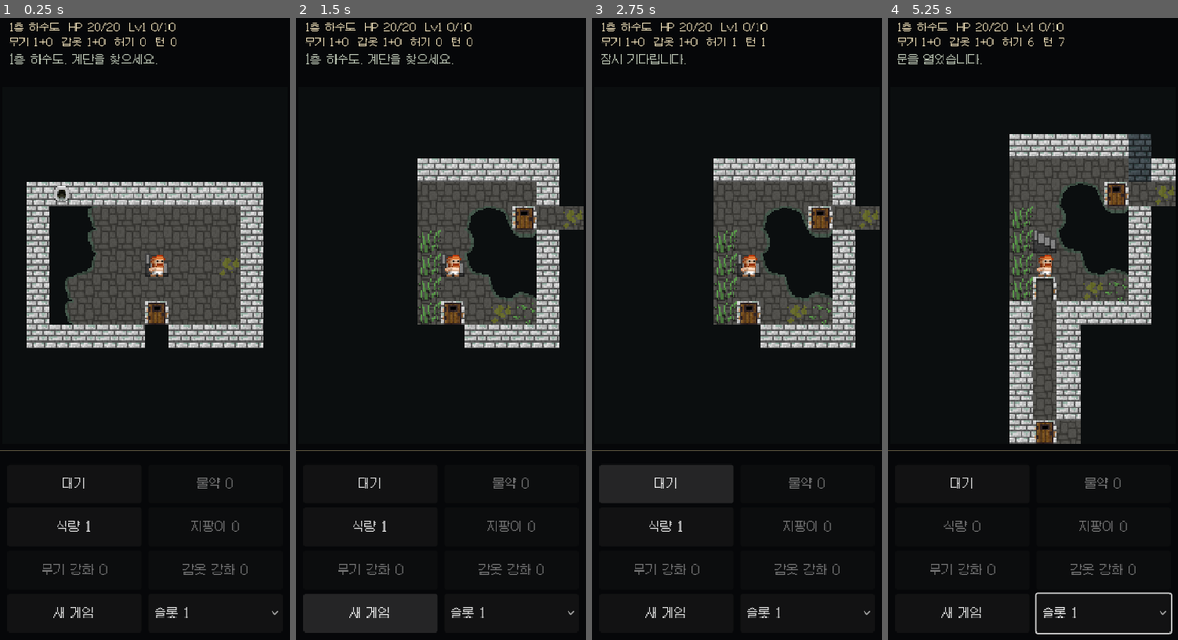
Above: before the commit, frames 1-4 (left to right).
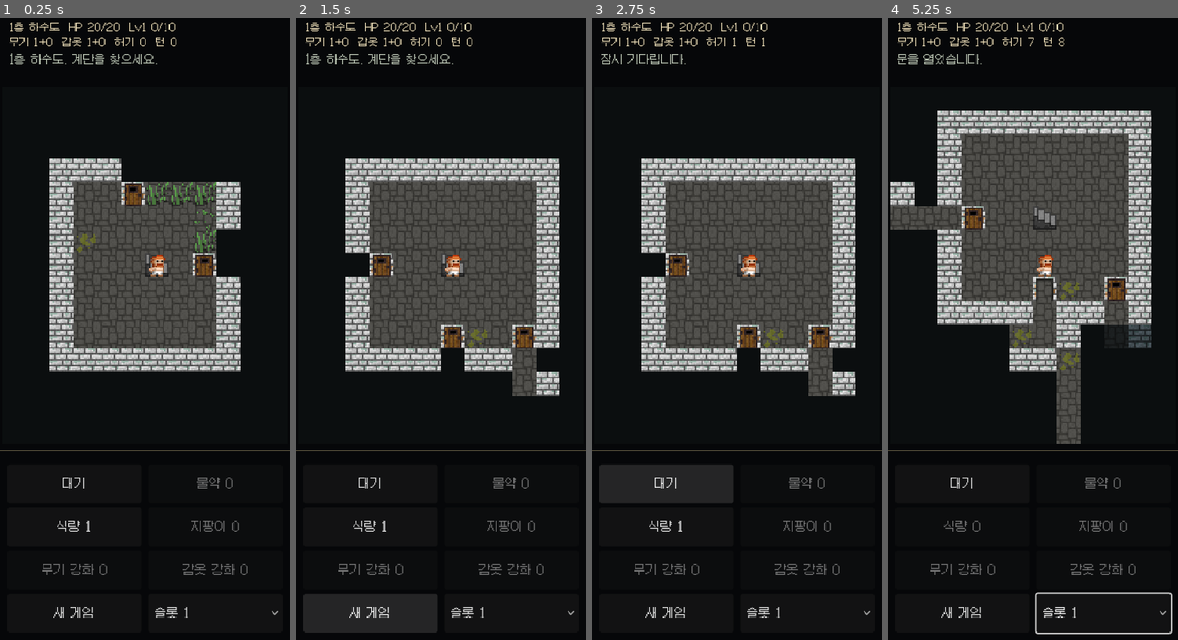
Above: after the commit, the same moments.

Repository: jinha1226/Testspd
Game: Godot game, scene res://main.tscn
Same seed, same stepped clock (60 frames per second), same inputs: the game is played once before the commit and once after it.
Inputs (mouse positions are in pixels of both pictures, inside the frame that each line leads up to):
- Up to frame 1 (0.25 s): no input
- Up to frame 2 (1.5 s): click "새 게임" at 0.5 s; click "새 게임" at 1.25 s
- Up to frame 3 (2.75 s): click "대기" at 2 s
- Up to frame 4 (5.25 s): click "식량 1" at 2.75 s; click "슬롯 1" at 3.5 s; tap Enter at 4.25 s; move the mouse to (1033, 329) at 4.27 s; hold Right 4.28-5.03 s; tap K at 4.35 s; click (1033, 329) at 4.42 s; tap Space at 4.52, 5 s; move the mouse to (975, 360) at 5.02 s; hold Down from 5.03 s (still down); tap J at 5.1 s

The runs differ from the first frame. In frame 1, 15% of the frame differs, in the area x 9-91%, y 22-57%; in frame 2, 15%; in frame 3, 15%; in frame 4, 21%, in the area x 0-100%, y 3-69%.

Commit message:
Port floor seeds, regional room quotas, and guaranteed drops

Diff:
--- a/run.gd
+++ b/run.gd
@@ -9,6 +9,9 @@
 const SpdPathFinder = preload("res://spd_pathfinder.gd")
 const SpdCampaign = preload("res://spd_campaign.gd")
 const SpdRegularSpawner = preload("res://spd_regular_spawner.gd")
+const SpdLimitedDrops = preload("res://spd_limited_drops.gd")
+const SpdFloorSeed = preload("res://spd_floor_seed.gd")
+const SpdRoomPlan = preload("res://spd_room_plan.gd")
 
 const WIDTH := 36
 const HEIGHT := 36
@@ -36,17 +39,21 @@
 var explored := PackedByteArray()
 var visible := PackedByteArray()
 var rooms: Array[Rect2i] = []
+var room_kinds: Array[String] = []
 var mobs: Array[Dictionary] = []
 var potions: Array[Vector2i] = []
 var items: Array[Dictionary] = []
 var hero := Vector2i.ZERO
 var stairs := Vector2i.ZERO
 var depth := 1
+var dungeon_seed := 0
 var hp := 20
 var max_hp := 20
 var potion_count := 0
 var food_count := 1
 var upgrade_count := 0
+var strength_drops := 0
+var upgrade_drops := 0
 var wand_charges := 0
 var hunger := 0
 var hunger_damage := 0.0
@@ -70,12 +77,15 @@
 
 
 func start(seed_value: int = 0) -> void:
-	rng.reset(seed_value if seed_value != 0 else Time.get_ticks_usec())
+	dungeon_seed = seed_value if seed_value != 0 else Time.get_ticks_usec()
+	rng.reset(dungeon_seed)
 	depth = 1
 	hp = max_hp
 	potion_count = 0
 	food_count = 1
 	upgrade_count = 0
+	strength_drops = 0
+	upgrade_drops = 0
 	wand_charges = 0
 	hunger = 0
 	hunger_damage = 0.0
@@ -95,6 +105,18 @@
 
 
 func _build_floor() -> void:
+	# Level.create uses an isolated, deterministic generator per depth.
+	rng.push_generator(SpdFloorSeed.for_depth(dungeon_seed, depth))
+	var scheduled_items: Array[String] = []
+	if depth < 26 and SpdCampaign.boss(depth) == "":
+		# Level.create schedules mandatory consumables before rolling the map.
+		scheduled_items.append("food")
+		if SpdLimitedDrops.strength_needed(depth, strength_drops, rng):
+			strength_drops += 1
+			scheduled_items.append("strength")
+		if SpdLimitedDrops.upgrade_needed(depth, upgrade_drops, rng):
+			upgrade_drops += 1
+			scheduled_items.append("upgrade")
 	clock.clear()
 	clock.add(0, SpdActorClock.HERO_PRIORITY)
 	next_actor_id = 1
@@ -105,6 +127,7 @@
 	visible.resize(WIDTH * HEIGHT)
 	visible.fill(0)
 	rooms.clear()
+	room_kinds.clear()
 	mobs.clear()
 	potions.clear()
 	items.clear()
@@ -117,6 +140,9 @@
 		_build_boss_layout()
 	else:
 		_build_regular_layout()
+	if room_kinds.is_empty():
+		for _room in rooms:
+			room_kinds.append("standard")
 
 	_mark_doors()
 	_paint_terrain()
@@ -128,52 +154,23 @@
 	tiles[_index(stairs)] = EXIT if depth < 26 else FLOOR
 	if depth == 26:
 		items.append({"kind": "amulet", "pos": stairs, "tier": 0})
-	elif SpdCampaign.boss(depth) == "":
-		_place_floor_items()
 	_reveal()
 	_spawn_mobs()
+	if SpdCampaign.boss(depth) == "" and depth < 26:
+		_place_floor_items(scheduled_items)
 	if depth < 26 and SpdCampaign.boss(depth) == "":
 		clock.add(RESPAWNER_ID, SpdActorClock.BUFF_PRIORITY, RESPAWN_COOLDOWN)
+	rng.pop_generator()
 
 
 func _build_regular_layout() -> void:
-	# This room placer is still provisional. Later work ports the Java builders.
-	# Each room links to the previous one; occasional i -> i+2 links make loops.
-	for attempt in range(180):
-		var size := Vector2i(rng.randi_range(5, 8), rng.randi_range(5, 8))
-		var position := Vector2i(
-			rng.randi_range(2, WIDTH - size.x - 3),
-			rng.randi_range(2, HEIGHT - size.y - 3)
-		)
-		var room := Rect2i(position, size)
-		var overlaps := false
-		for existing in rooms:
-			if room.grow(1).intersects(existing):
-				overlaps = true
-				break
-		if overlaps:
-			continue
+	var plan: Dictionary = SpdRoomPlan.create(WIDTH, HEIGHT, depth, rng)
+	rooms = plan["rooms"]
+	room_kinds = plan["kinds"]
+	for room in rooms:
 		_carve_room(room)
-		if not rooms.is_empty():
-			_carve_corridor(_room_center(rooms.back()), _room_center(room))
-		rooms.append(room)
-		if rooms.size() >= 10:
-			break
-
-	# The map is large enough for many rooms; this keeps even unlucky seeds playable.
-	if rooms.size() < 2:
-		rooms.clear()
-		tiles.fill(WALL)
-		var first := Rect2i(5, 5, 8, 8)
-		var last := Rect2i(23, 23, 8, 8)
-		_carve_room(first)
-		_carve_room(last)
-		_carve_corridor(_room_center(first), _room_center(last))
-		rooms.append_array([first, last])
-	for room_index in range(rooms.size() - 2):
-		if rng.randi_range(0, 3) == 0:
-			_carve_corridor(_room_center(rooms[room_index]),
-				_room_center(rooms[room_index + 2]))
+	for edge in plan["edges"]:
+		_carve_corridor(_room_center(rooms[edge.x]), _room_center(rooms[edge.y]))
 
 
 
@@ -222,27 +219,69 @@
 	tiles[_index(center)] = FLOOR
 
 
-func _place_floor_items() -> void:
-	# Guaranteed progression drops while the original item generator is ported.
-	# Placement stays out of the entrance, exit, and closed doors.
-	for room_index in range(1, rooms.size() - 1):
-		var cell := _room_center(rooms[room_index])
-		if room_index == 2 or room_index == 5:
-			potions.append(cell)
-		elif room_index == 3:
-			items.append({"kind": "food", "pos": cell, "tier": 0})
-		elif room_index == 4:
-			items.append({"kind": "upgrade", "pos": cell, "tier": 0})
-		elif room_index == 6 and (depth % 5 == 1 or depth % 5 == 3):
-			items.append({"kind": "strength", "pos": cell, "tier": 0})
-		elif room_index == 7:
-			items.append({"kind": "weapon", "pos": cell,
-				"tier": mini(5, 1 + int(depth / 5))})
-		elif room_index == 8:
-			items.append({"kind": "armor", "pos": cell,
-				"tier": mini(5, 1 + int(depth / 5))})
-	if depth >= 3:
-		items.append({"kind": "wand", "pos": _room_center(rooms[1]), "tier": 0})
+func _place_floor_items(scheduled_items: Array[String]) -> void:
+	# Mandatory drops follow Level.create. The remaining three-to-five drops
+	# still use a reduced item pool until Generator and the inventory are ported.
+	for kind in scheduled_items:
+		_drop_floor_item(kind)
+	# RegularLevel.createItems rolls 3/4/5 random items with weights 6/3/1.
+	var roll := rng.next_int(10)
+	var random_count := 3 if roll < 6 else (4 if roll < 9 else 5)
+	# Keep one healing item available while other potion types are absent.
+	_drop_floor_item("potion")
+	for _drop in range(random_count - 1):
+		var category := rng.next_int(10)
+		if category < 5:
+			_drop_floor_item("potion")
+		elif category < 7:
+			_drop_floor_item("weapon")
+		elif category < 9:
+			_drop_floor_item("armor")
+		else:
+			_drop_floor_item("wand")
+
+
+func _drop_floor_item(kind: String) -> void:
+	var cell := _random_drop_cell()
+	if cell == Vector2i(-1, -1):
+		return
+	if kind == "potion":
+		potions.append(cell)
+	else:
+		var tier := 0
+		if kind == "weapon" or kind == "armor":
+			tier = mini(5, 1 + int(depth / 5))
+		items.append({"kind": kind, "pos": cell, "tier": tier})
+	_trample(cell)
+
+
+func _random_drop_cell() -> Vector2i:
+	# RegularLevel.randomDropCell samples standard rooms, excluding their
+	# entrance room, exit cell, occupied heaps, and enemies.
+	if rooms.size() < 2:
+		return Vector2i(-1, -1)
+	for _attempt in range(100):
+		var room_index := rng.next_int(rooms.size())
+		if room_index == 0 or room_kinds[room_index] == "special_placeholder":
+			continue
+		var room: Rect2i = rooms[room_index]
+		var cell := Vector2i(
+			rng.randi_range(room.position.x + 1, room.end.x - 2),
+			rng.randi_range(room.position.y + 1, room.end.y - 2))
+		if _can_drop_at(cell):
+			return cell
+	return Vector2i(-1, -1)
+
+
+func _can_drop_at(cell: Vector2i) -> bool:
+	if cell == stairs or cell == hero or is_wall_tile(tile_at(cell)) \
+			or tile_at(cell) == CLOSED_DOOR or _mob_index_at(cell) >= 0 \
+			or potions.has(cell):
+		return false
+	for item in items:
+		if item["pos"] == cell:
+			return false
+	return true
 
 
 func _spawn_mobs() -> void:
@@ -259,7 +298,7 @@
 	_mob_rotation = SpdCampaign.rotation(depth)
 	_mob_rotation_index = 0
 	var placements: Array[Dictionary] = SpdRegularSpawner.positions(rng, WIDTH, HEIGHT,
-		tiles, rooms, hero, stairs, visible, count, depth,
+		tiles, rooms, room_kinds, hero, stairs, visible, count, depth,
 		[WALL, WALL_DECO], CLOSED_DOOR, _next_regular_mob_kind)
 	for placement in placements:
 		_spawn_mob(placement["kind"], placement["pos"])
@@ -742,7 +781,7 @@
 	for _attempt in range(30):
 		for _room_try in range(30):
 			var room_index := rng.next_int(rooms.size())
-			if room_index == 0:
+			if room_index == 0 or room_kinds[room_index] == "special_placeholder":
 				continue
 			var room: Rect2i = rooms[room_index]
 			var cell := Vector2i(
@@ -1009,13 +1048,16 @@
 	for bit in explored:
 		saved_explored.append(bit)
 	return {"map_size": [WIDTH, HEIGHT], "tiles": saved_tiles, "explored": saved_explored,
-		"rooms": saved_rooms, "mobs": saved_mobs, "potions": saved_potions,
+		"rooms": saved_rooms, "room_kinds": room_kinds.duplicate(),
+		"mobs": saved_mobs, "potions": saved_potions,
 		"items": saved_items,
 		"hero": _vector_data(hero), "stairs": _vector_data(stairs),
-		"depth": depth, "hp": hp, "max_hp": max_hp,
+		"depth": depth, "dungeon_seed": dungeon_seed,
+		"hp": hp, "max_hp": max_hp,
 		"potion_count": potion_count, "healing_left": healing_left,
 		"ooze_left": ooze_left,
 		"food_count": food_count, "upgrade_count": upgrade_count,
+		"strength_drops": strength_drops, "upgrade_drops": upgrade_drops,
 		"wand_charges": wand_charges,
 		"hunger": hunger, "hunger_damage": hunger_damage,
 		"level": level, "experience": experience, "strength": strength,
@@ -1036,14 +1078,21 @@
 	var saved_tiles = saved.get("tiles")
 	var saved_explored = saved.get("explored")
 	var saved_rooms = saved.get("rooms")
+	var saved_room_kinds = saved.get("room_kinds", [])
 	var saved_mobs = saved.get("mobs")
 	var saved_potions = saved.get("potions")
 	var saved_items = saved.get("items", [])
 	if typeof(saved_tiles) != TYPE_ARRAY or saved_tiles.size() != WIDTH * HEIGHT \
 			or typeof(saved_explored) != TYPE_ARRAY or saved_explored.size() != WIDTH * HEIGHT \
-			or typeof(saved_rooms) != TYPE_ARRAY or typeof(saved_mobs) != TYPE_ARRAY \
+			or typeof(saved_rooms) != TYPE_ARRAY or typeof(saved_room_kinds) != TYPE_ARRAY \
+			or typeof(saved_mobs) != TYPE_ARRAY \
 			or typeof(saved_potions) != TYPE_ARRAY or typeof(saved_items) != TYPE_ARRAY:
 		return false
+	if not saved_room_kinds.is_empty() and saved_room_kinds.size() != saved_rooms.size():
+		return false
+	for kind in saved_room_kinds:
+		if not ["entrance", "standard", "special_placeholder", "exit"].has(kind):
+			return false
 	if not _valid_saved_vector(saved.get("hero")) or not _valid_saved_vector(saved.get("stairs")):
 		return false
 	for key in ["depth", "hp", "max_hp", "potion_count", "healing_left", "turns", "next_actor_id"]:
@@ -1055,6 +1104,8 @@
 		return false
 	if typeof(saved.get("message")) != TYPE_STRING or typeof(saved.get("rng")) != TYPE_ARRAY \
 			or typeof(saved.get("clock")) != TYPE_DICTIONARY:
+		return false
+	if saved.has("dungeon_seed") and not _is_saved_int(saved["dungeon_seed"]):
 		return false
 	var restored_tiles := PackedInt32Array()
 	for value in saved_tiles:
@@ -1112,6 +1163,7 @@
 		restored_items.append({"kind": value["kind"], "pos": _data_vector(value["pos"]),
 			"tier": int(value["tier"])})
 	var progress_keys := ["food_count", "upgrade_count", "wand_charges",
+		"strength_drops", "upgrade_drops",
 		"ooze_left",
 		"hunger", "level", "experience", "strength",
 		"weapon_tier", "weapon_level", "armor_tier", "armor_level"]
@@ -1144,12 +1196,20 @@
 	visible.resize(WIDTH * HEIGHT)
 	visible.fill(0)
 	rooms = restored_rooms
+	room_kinds.clear()
+	if saved_room_kinds.is_empty():
+		for _room in rooms:
+			room_kinds.append("standard")
+	else:
+		for kind in saved_room_kinds:
+			room_kinds.append(kind)
 	mobs = restored_mobs
 	potions = restored_potions
 	items = restored_items
 	hero = _data_vector(saved["hero"])
 	stairs = _data_vector(saved["stairs"])
 	depth = int(saved["depth"])
+	dungeon_seed = int(saved.get("dungeon_seed", 0))
 	hp = int(saved["hp"])
 	max_hp = int(saved["max_hp"])
 	potion_count = int(saved["potion_count"])
@@ -1157,6 +1217,8 @@
 	ooze_left = int(saved.get("ooze_left", 0))
 	food_count = int(saved.get("food_count", 1))
 	upgrade_count = int(saved.get("upgrade_count", 0))
+	strength_drops = int(saved.get("strength_drops", 0))
+	upgrade_drops = int(saved.get("upgrade_drops", 0))
 	wand_charges = int(saved.get("wand_charges", 0))
 	hunger = int(saved.get("hunger", 0))
 	hunger_damage = float(saved.get("hunger_damage", 0.0))
--- /dev/null
+++ b/spd_floor_seed.gd
@@ -0,0 +1,13 @@
+extends RefCounted
+## Dungeon.seedForDepth from upstream 2bb34a4e91d29c8785a9363cad6ddfe5122b1d4f.
+
+const SpdRandom = preload("res://spd_random.gd")
+
+
+static func for_depth(dungeon_seed: int, depth: int, branch: int = 0) -> int:
+	var random = SpdRandom.new(0)
+	random.push_generator(dungeon_seed)
+	var result := 0
+	for _draw in range(depth + 30 * branch + 1):
+		result = random.next_long()
+	return result
--- /dev/null
+++ b/spd_limited_drops.gd
@@ -0,0 +1,23 @@
+extends RefCounted
+## Dungeon.posNeeded and Dungeon.souNeeded from upstream
+## 2bb34a4e91d29c8785a9363cad6ddfe5122b1d4f.
+## Main-dungeon regions each schedule two strength potions and three upgrade
+## scrolls over their four regular floors. Call before floor generation.
+
+
+static func strength_needed(depth: int, dropped: int, rng) -> bool:
+	var left := 2 - (dropped - int(depth / 5) * 2)
+	if left <= 0:
+		return false
+	var floor_in_region := depth % 5
+	var target_left := 2 - int(floor_in_region / 2)
+	if floor_in_region % 2 == 1 and rng.next_int(2) == 0:
+		target_left -= 1
+	return target_left < left
+
+
+static func upgrade_needed(depth: int, dropped: int, rng) -> bool:
+	var left := 3 - (dropped - int(depth / 5) * 3)
+	if left <= 0:
+		return false
+	return rng.next_int(5 - depth % 5) < left
--- a/spd_regular_spawner.gd
+++ b/spd_regular_spawner.gd
@@ -13,17 +13,20 @@
 
 
 static func positions(rng, width: int, height: int, tiles: PackedInt32Array,
-		rooms: Array[Rect2i], entrance: Vector2i, exit_cell: Vector2i,
+		rooms: Array[Rect2i], room_kinds: Array[String],
+		entrance: Vector2i, exit_cell: Vector2i,
 		entrance_fov: PackedByteArray, count: int, depth: int,
 		wall_tiles: Array[int], closed_door: int,
 		create_mob: Callable) -> Array[Dictionary]:
 	var placed: Array[Dictionary] = []
-	if rooms.is_empty() or tiles.size() != width * height \
+	if rooms.is_empty() or room_kinds.size() != rooms.size() \
+			or tiles.size() != width * height \
 			or entrance_fov.size() != width * height:
 		return placed
 	var room_order: Array[int] = []
 	for room_index in range(rooms.size()):
-		room_order.append(room_index)
+		if room_kinds[room_index] != "special_placeholder":
+			room_order.append(room_index)
 	# java.util.Collections.shuffle uses this descending Fisher-Yates order.
 	for shuffle_index in range(room_order.size() - 1, 0, -1):
 		var other_index: int = rng.next_int(shuffle_index + 1)
--- /dev/null
+++ b/spd_room_plan.gd
@@ -0,0 +1,148 @@
+extends RefCounted
+## Region room quotas from Sewer/Prison/Caves/City/HallsLevel.initRooms.
+## Geometry is an interim connected-room planner. Java Room, LoopBuilder,
+## FigureEightBuilder, and individual special-room painters remain unported.
+
+const STANDARD_WEIGHTS := [[1, 3, 1], [1, 1], [2, 1], [1, 3, 1], [2, 1]]
+const STANDARD_BASE := [4, 5, 6, 6, 8]
+const SPECIAL_WEIGHTS := [[1, 4], [1, 3, 1], [4, 1], [2, 1], [1, 1]]
+const SPECIAL_BASE := [1, 1, 2, 2, 2]
+
+
+static func room_quotas(depth: int, rng) -> Vector2i:
+	var region: int = clampi(int((depth - 1) / 5), 0, 4)
+	return Vector2i(
+		STANDARD_BASE[region] + _weighted_index(STANDARD_WEIGHTS[region], rng),
+		SPECIAL_BASE[region] + _weighted_index(SPECIAL_WEIGHTS[region], rng))
+
+
+static func create(width: int, height: int, depth: int, rng) -> Dictionary:
+	var quotas := room_quotas(depth, rng)
+	var kinds: Array[String] = ["entrance"]
+	for _i in range(quotas.x):
+		kinds.append("standard")
+	for _i in range(quotas.y):
+		kinds.append("special_placeholder")
+	kinds.append("exit")
+	var rooms: Array[Rect2i] = []
+	for _retry in range(20):
+		rooms.clear()
+		for kind in kinds:
+			var placed := false
+			for _attempt in range(700):
+				var maximum := 6 if kind == "special_placeholder" else 7
+				var size := Vector2i(rng.randi_range(5, maximum),
+					rng.randi_range(5, maximum))
+				var position := Vector2i(
+					rng.randi_range(2, width - size.x - 3),
+					rng.randi_range(2, height - size.y - 3))
+				var candidate := Rect2i(position, size)
+				if _fits(candidate, rooms):
+					rooms.append(candidate)
+					placed = true
+					break
+			if not placed:
+				break
+		if rooms.size() == kinds.size():
+			break
+	if rooms.size() != kinds.size():
+		rooms = _grid_fallback(width, height, kinds.size(), rng)
+	# The exit is placed far from the entrance, as the source main path does.
+	var farthest := 1
+	var longest := -1
+	for index in range(1, rooms.size()):
+		var delta := _center(rooms[index]) - _center(rooms[0])
+		var distance := delta.length_squared()
+		if distance > longest:
+			longest = distance
+			farthest = index
+	var last := rooms.size() - 1
+	var previous: Rect2i = rooms[last]
+	rooms[last] = rooms[farthest]
+	rooms[farthest] = previous
+	var edges: Array[Vector2i] = []
+	var linked := {0: true}
+	while linked.size() < rooms.size():
+		var best_from := -1
+		var best_to := -1
+		var best_score := INF
+		for from in linked:
+			for to in range(rooms.size()):
+				if linked.has(to):
+					continue
+				var delta := _center(rooms[from]) - _center(rooms[to])
+				var score := float(delta.length_squared())
+				if score < best_score:
+					best_score = score
+					best_from = from
+					best_to = to
+		edges.append(Vector2i(best_from, best_to))
+		linked[best_to] = true
+	# Keep at least one circuit instead of a corridor-only tree.
+	var extra := maxi(1, int(rooms.size() / 5))
+	for _i in range(extra):
+		var best_edge := Vector2i(-1, -1)
+		var best_score := INF
+		for a in range(rooms.size()):
+			for b in range(a + 1, rooms.size()):
+				if _has_edge(edges, a, b):
+					continue
+				var delta := _center(rooms[a]) - _center(rooms[b])
+				var score: float = float(delta.length_squared()) + rng.randf() * 20.0
+				if score < best_score:
+					best_score = score
+					best_edge = Vector2i(a, b)
+		if best_edge.x >= 0:
+			edges.append(best_edge)
+	return {"rooms": rooms, "kinds": kinds, "edges": edges,
+		"standards": quotas.x, "specials": quotas.y}
+
+
+static func _weighted_index(weights: Array, rng) -> int:
+	var total := 0
+	for weight in weights:
+		total += int(weight)
+	var roll: int = rng.next_int(total)
+	for index in range(weights.size()):
+		roll -= int(weights[index])
+		if roll < 0:
+			return index
+	return weights.size() - 1
+
+
+static func _fits(candidate: Rect2i, existing: Array[Rect2i]) -> bool:
+	for room in existing:
+		if candidate.grow(1).intersects(room):
+			return false
+	return true
+
+
+static func _grid_fallback(width: int, height: int, count: int, rng) -> Array[Rect2i]:
+	var slots: Array[Vector2i] = []
+	for y in range(4):
+		for x in range(4):
+			slots.append(Vector2i(x, y))
+	for index in range(slots.size() - 1, 0, -1):
+		var swap_index: int = rng.next_int(index + 1)
+		var old: Vector2i = slots[index]
+		slots[index] = slots[swap_index]
+		slots[swap_index] = old
+	var result: Array[Rect2i] = []
+	for index in range(count):
+		var position := Vector2i(2 + slots[index].x * 8,
+			2 + slots[index].y * 8)
+		var size := Vector2i(mini(6, width - position.x - 2),
+			mini(6, height - position.y - 2))
+		result.append(Rect2i(position, size))
+	return result
+
+
+static func _center(room: Rect2i) -> Vector2i:
+	return room.position + Vector2i(int(room.size.x / 2), int(room.size.y / 2))
+
+
+static func _has_edge(edges: Array[Vector2i], a: int, b: int) -> bool:
+	for edge in edges:
+		if (edge.x == a and edge.y == b) or (edge.x == b and edge.y == a):
+			return true
+	return false
--- /dev/null
+++ b/tests/limited_drops.gd
@@ -0,0 +1,87 @@
+extends SceneTree
+
+const Run = preload("res://run.gd")
+const Random = preload("res://spd_random.gd")
+const LimitedDrops = preload("res://spd_limited_drops.gd")
+const FloorSeed = preload("res://spd_floor_seed.gd")
+
+
+func _initialize() -> void:
+	# Independent java.util.Random/MX3 reference outputs for Dungeon.seedForDepth.
+	var expected_seeds := {
+		1: 8590248479019918844,
+		2: -3699786503151282351,
+		5: 2503009867187895053,
+		26: 7966569020170226920,
+	}
+	for floor_number in expected_seeds:
+		if FloorSeed.for_depth(123456789, floor_number) != expected_seeds[floor_number]:
+			_fail("Dungeon.seedForDepth differs at depth %d" % floor_number)
+			return
+	if FloorSeed.for_depth(123456789, 1, 1) != -7871681324283915787:
+		_fail("Dungeon.seedForDepth differs for a branch floor")
+		return
+	for seed_value in range(1, 101):
+		var rng = Random.new(seed_value)
+		var strength_count := 0
+		var upgrade_count := 0
+		for region in range(5):
+			var strength_this_region := 0
+			var upgrade_this_region := 0
+			var first_strength := 0
+			var second_strength := 0
+			for offset in range(1, 5):
+				var depth := region * 5 + offset
+				if LimitedDrops.strength_needed(depth, strength_count, rng):
+					strength_count += 1
+					strength_this_region += 1
+					if offset <= 2:
+						first_strength += 1
+					else:
+						second_strength += 1
+				if LimitedDrops.upgrade_needed(depth, upgrade_count, rng):
+					upgrade_count += 1
+					upgrade_this_region += 1
+			if strength_this_region != 2 or upgrade_this_region != 3 \
+					or first_strength != 1 or second_strength != 1:
+				_fail("wrong mandatory drops in region %d seed %d" % [region, seed_value])
+				return
+	for seed_value in [2, 31, 419, 8472]:
+		var run = Run.new()
+		run.start(seed_value)
+		var gameplay_rng: Array[int] = run.rng.state_snapshot()
+		for depth in range(1, 26):
+			run.depth = depth
+			if depth != 1:
+				run._build_floor()
+			if run.rng.state_snapshot() != gameplay_rng:
+				_fail("floor generation consumed the gameplay RNG")
+				return
+			if depth % 5 == 0:
+				continue
+			var food := 0
+			for item in run.items:
+				if item["kind"] == "food":
+					food += 1
+				if item["pos"] == run.hero or item["pos"] == run.stairs \
+						or run._mob_index_at(item["pos"]) >= 0:
+					_fail("floor item overlaps the hero, exit, or a mob")
+					return
+			if food != 1 or run.potions.is_empty():
+				_fail("a regular floor lacks mandatory food or provisional healing")
+				return
+			for potion in run.potions:
+				if potion == run.hero or potion == run.stairs \
+						or run._mob_index_at(potion) >= 0:
+					_fail("floor potion overlaps the hero, exit, or a mob")
+					return
+		if run.strength_drops != 10 or run.upgrade_drops != 15:
+			_fail("run did not schedule ten strength potions and fifteen upgrade scrolls")
+			return
+	print("SPD limited drops passed: 100 schedules and 4 full campaigns")
+	quit()
+
+
+func _fail(reason: String) -> void:
+	push_error(reason)
+	quit(1)
--- /dev/null
+++ b/tests/room_plan.gd
@@ -0,0 +1,76 @@
+extends SceneTree
+
+const Run = preload("res://run.gd")
+
+const STANDARD_MIN := [4, 5, 6, 6, 8]
+const STANDARD_MAX := [6, 6, 7, 8, 9]
+const SPECIAL_MIN := [1, 1, 2, 2, 2]
+const SPECIAL_MAX := [2, 3, 3, 3, 3]
+
+
+func _initialize() -> void:
+	for seed_value in range(1, 21):
+		var run = Run.new()
+		run.start(seed_value)
+		for depth in range(1, 25):
+			if depth % 5 == 0:
+				continue
+			run.depth = depth
+			if depth != 1:
+				run._build_floor()
+			var region: int = int((depth - 1) / 5)
+			var standards: int = run.room_kinds.count("standard")
+			var specials: int = run.room_kinds.count("special_placeholder")
+			if standards < STANDARD_MIN[region] or standards > STANDARD_MAX[region] \
+					or specials < SPECIAL_MIN[region] or specials > SPECIAL_MAX[region]:
+				_fail("wrong room quota on depth %d seed %d" % [depth, seed_value])
+				return
+			if run.room_kinds.front() != "entrance" or run.room_kinds.back() != "exit" \
+					or run.rooms.size() != run.room_kinds.size():
+				_fail("missing entrance/exit room metadata")
+				return
+			for a in range(run.rooms.size()):
+				var room: Rect2i = run.rooms[a]
+				if room.position.x < 1 or room.position.y < 1 \
+						or room.end.x >= Run.WIDTH or room.end.y >= Run.HEIGHT:
+					_fail("room lies outside safe map border")
+					return
+				for b in range(a + 1, run.rooms.size()):
+					if room.grow(1).intersects(run.rooms[b]):
+						_fail("rooms overlap on depth %d seed %d" % [depth, seed_value])
+						return
+			if not _all_rooms_reachable(run):
+				_fail("room graph is disconnected on depth %d seed %d" % [depth, seed_value])
+				return
+			for mob in run.mobs:
+				for index in range(run.rooms.size()):
+					if run.room_kinds[index] == "special_placeholder" \
+							and run.rooms[index].has_point(mob["pos"]):
+						_fail("regular enemy spawned in an unported special room")
+						return
+	print("SPD room quotas passed: 20 seeds x 20 regular depths, connected rooms")
+	quit()
+
+
+func _all_rooms_reachable(run) -> bool:
+	var seen := {run.hero: true}
+	var queue: Array[Vector2i] = [run.hero]
+	var head := 0
+	while head < queue.size():
+		var cell: Vector2i = queue[head]
+		head += 1
+		for direction in Run.DIRS8:
+			var next: Vector2i = cell + direction
+			if seen.has(next) or Run.is_wall_tile(run.tile_at(next)):
+				continue
+			seen[next] = true
+			queue.append(next)
+	for room in run.rooms:
+		if not seen.has(run._room_center(room)):
+			return false
+	return true
+
+
+func _fail(reason: String) -> void:
+	push_error(reason)
+	quit(1)
Not shown, added: spd_floor_seed.gd.uid
Not shown, added: spd_limited_drops.gd.uid
Not shown, added: spd_room_plan.gd.uid
Not shown, added: tests/limited_drops.gd.uid
Not shown, added: tests/room_plan.gd.uid
Not shown, changed: .github/workflows/deploy-pages.yml
Not shown, changed: .github/workflows/godot-tests.yml
Not shown, changed: PORTING.md
Not shown, changed: README.md
